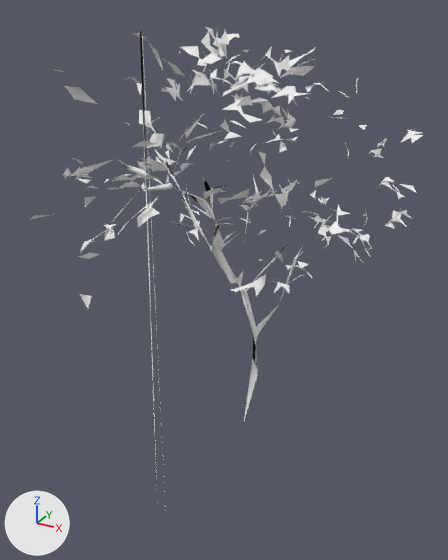
The glTF model static/models/flow-fest-sim/ecology/distance-lod/tree-small-02-far.glb: old version first, new version second.
The view is the same before and after, from a camera (50 mm lens) standing at (2.81, -5.64, 4.62) and looking at (0.14, -0.79, 2.19). Lighting does not change. The marker at lower left points along +X, +Y and +Z. The picture after the commit comes second. Where no turn or scale is listed for an object, it has been applied to the vertices. Vertices at exactly the same position are counted once.

Names of what the first picture shows: 'tree_small_02_LOD0'.
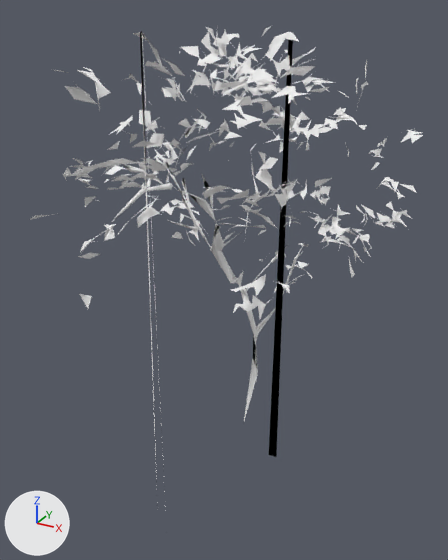
Boxes [x1, y1, x2, y2] around the edits, measured in the pictures (448 x 560 px):
part 1 of me_beziercurve_002, added: after [70, 26, 399, 457]

What changed in the scene script:
```text
Change me_beziercurve_002:
    used by ob_tree_small_02_lod0; location = (0.148, -0.755, 2.251)
    remove me_beziercurve_002.from_pydata(...)  # 1312 vertices, 996 faces; spans x -1.27..1.4, y -2.02..1.86, z -2.27..2.23
    add me_beziercurve_002.from_pydata(...)  # 2128 vertices, 1562 faces; spans x -1.42..1.4, y -2.02..1.98, z -2.27..2.23
    me_beziercurve_002 part 1: 819 vertices added at x -1.42..1.29, y -1.99..1.98, z -2.27..2.21
    other edits to the shape of me_beziercurve_002 do not show in these pictures
```
